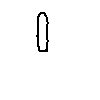
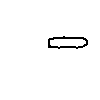
Before/after of a (100, 100) layered artwork. What changed in the layer stack:
painted on "legs" over (x1=36, y1=12, x2=88, y2=52)
